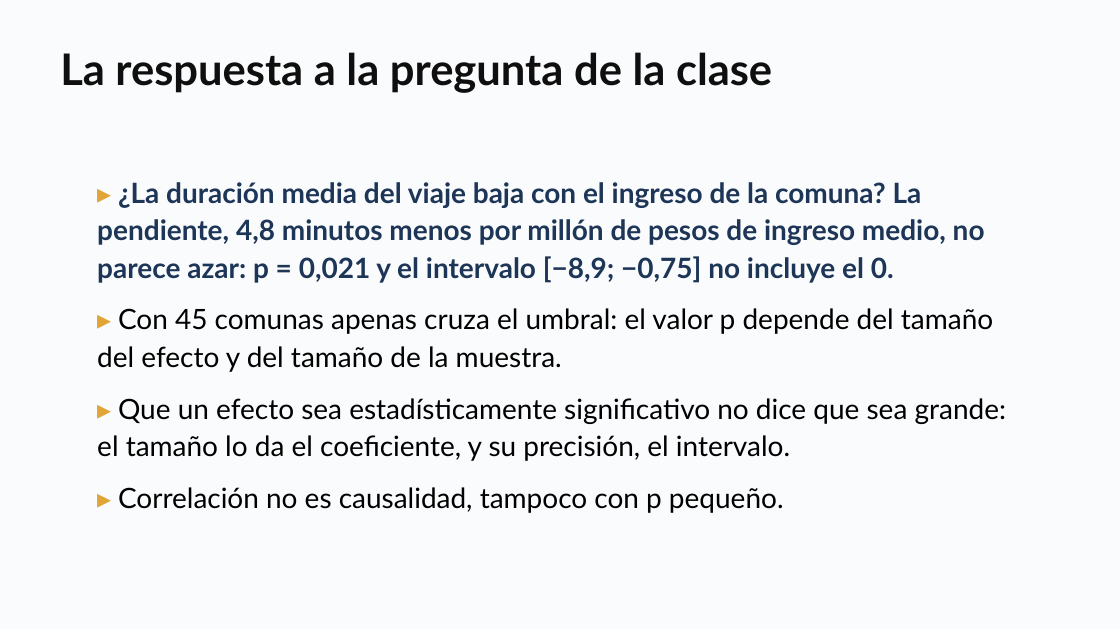
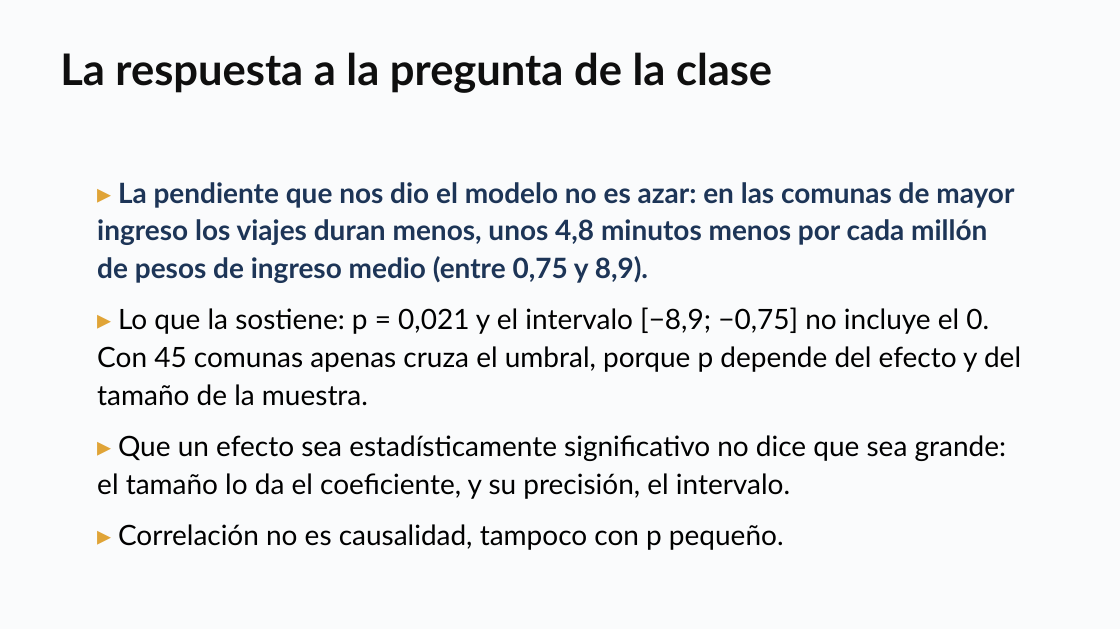
Before and after one commit to daniopitz/diplomado-cdd, a slide deck: slide 41 of presentaciones/clase05_probabilidad_inferencia.pptx. Drawn at 1120x629 pixels with LibreOffice and Linux fonts; fonts in the diff are those of the drawing. Boxes give left, top, right and bottom in pixels: in the first picture for what was removed or moved away, otherwise in the second. Text is boxed around its words. In the diff, an @@ line names an element or a change of style, - is before the commit and + after.

```diff
--- a/presentaciones/clase05_probabilidad_inferencia.pptx
+++ b/presentaciones/clase05_probabilidad_inferencia.pptx
@@ text at [97, 182, 1021, 406]: text changed @@
-▸ ¿La duración media del viaje baja con el ingreso de la comuna? La pendiente, 4,8 minutos menos por millón de pesos de ingreso medio, no parece azar: p = 0,021 y el intervalo [−8,9; −0,75] no incluye el 0.
-▸ Con 45 comunas apenas cruza el umbral: el valor p depende del tamaño del efecto y del tamaño de la muestra.
+▸ La pendiente que nos dio el modelo no es azar: en las comunas de mayor ingreso los viajes duran menos, unos 4,8 minutos menos por cada millón de pesos de ingreso medio (entre 0,75 y 8,9).
+▸ Lo que la sostiene: p = 0,021 y el intervalo [−8,9; −0,75] no incluye el 0. Con 45 comunas apenas cruza el umbral, porque p depende del efecto y del tamaño de la muestra.
```
Also in this commit, not shown: 3 other files.
